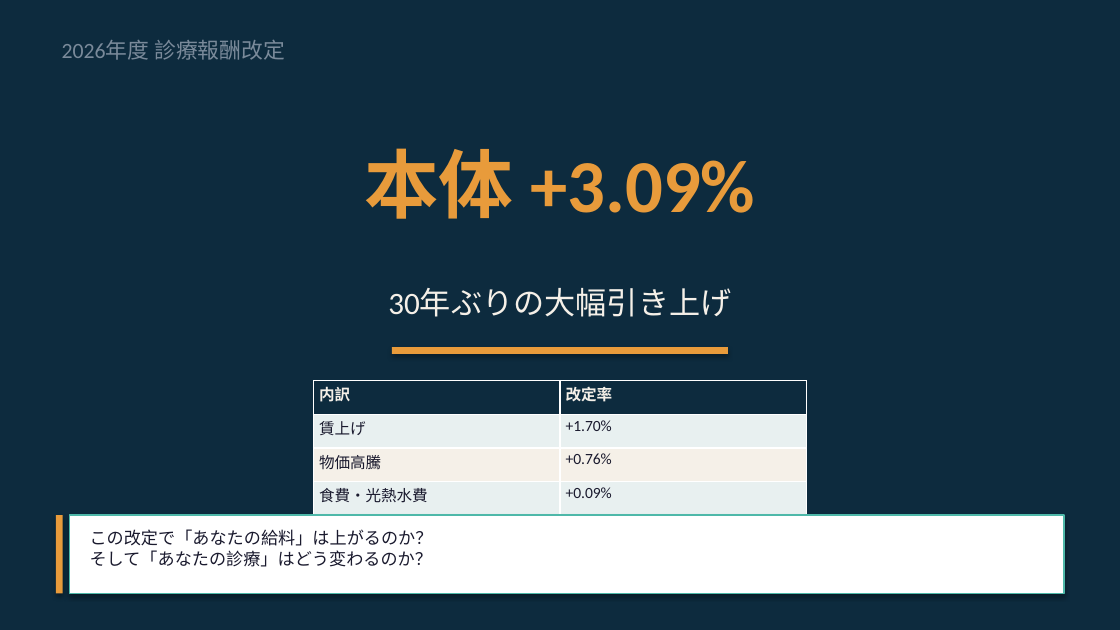
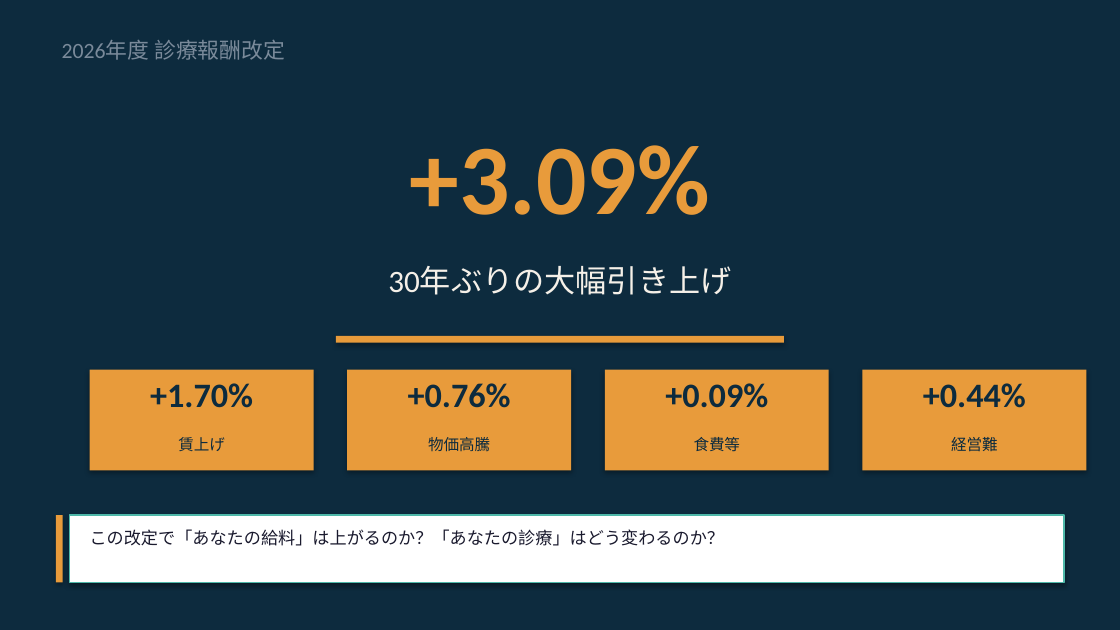
Before and after one commit to Tama831/ai-agent-team-materials, a slide deck: slide 1 of output/education/2026-03-27_medical-fee-revision-2026/medical-fee-revision-2026_slides_residents.pptx. Drawn at 1120x630 pixels with LibreOffice and Linux fonts; fonts in the diff are those of the drawing. Boxes give left, top, right and bottom in pixels: in the first picture for what was removed or moved away, otherwise in the second. Text is boxed around its words. In the diff, an @@ line names an element or a change of style, - is before the commit and + after.

```diff
--- a/output/education/2026-03-27_medical-fee-revision-2026/medical-fee-revision-2026_slides_residents.pptx
+++ b/output/education/2026-03-27_medical-fee-revision-2026/medical-fee-revision-2026_slides_residents.pptx
@@ text at [410, 145, 710, 215]: text changed; size 48 to 64 pt @@
-本体 +3.09%
++3.09%
@@ text "30年ぶりの大幅引き上げ": place and size @@
-text "30年ぶりの大幅引き上げ" at [388, 288, 731, 317]
+text "30年ぶりの大幅引き上げ" at [388, 266, 731, 295]
@@ rectangle: place and size @@
-rectangle at [392, 347, 728, 354]
+rectangle at [336, 336, 784, 343]
@@ rectangle added at [90, 370, 314, 470], fill #E89B3B @@
@@ text added at [150, 383, 253, 408], 22 pt, text #0D2B3E, bold @@
++1.70%
@@ table removed at [314, 381, 806, 549], 5 rows, 2 columns @@
-内訳 | 改定率
-賃上げ | +1.70%
-物価高騰 | +0.76%
-食費・光熱水費 | +0.09%
-経営難 | +0.44%
@@ rectangle added at [347, 370, 571, 470], fill #E89B3B @@
@@ text added at [408, 383, 511, 408], 22 pt, text #0D2B3E, bold @@
++0.76%
@@ rectangle added at [605, 370, 829, 470], fill #E89B3B @@
@@ text added at [665, 383, 768, 408], 22 pt, text #0D2B3E, bold @@
++0.09%
@@ rectangle added at [862, 370, 1086, 470], fill #E89B3B @@
@@ text added at [923, 383, 1026, 408], 22 pt, text #0D2B3E, bold @@
++0.44%
@@ text added at [178, 437, 225, 451], 10 pt, text #0D2B3E @@
+賃上げ
@@ text added at [428, 437, 490, 452], 10 pt, text #0D2B3E @@
+物価高騰
@@ text added at [694, 437, 741, 452], 10 pt, text #0D2B3E @@
+食費等
@@ text added at [951, 437, 998, 452], 10 pt, text #0D2B3E @@
+経営難
@@ rectangle: place and size @@
-rectangle at [56, 515, 63, 594]
+rectangle at [56, 515, 63, 582]
@@ rectangle: place and size @@
-rectangle at [69, 515, 1064, 594]
+rectangle at [69, 515, 1064, 582]
@@ text at [90, 529, 724, 546]: text changed @@
-この改定で「あなたの給料」は上がるのか？
-そして「あなたの診療」はどう変わるのか？
+この改定で「あなたの給料」は上がるのか？「あなたの診療」はどう変わるのか？
```
Also in this commit, not shown: 3 other slides changed, 5 slides added, 6 slides removed, 19 other files.
